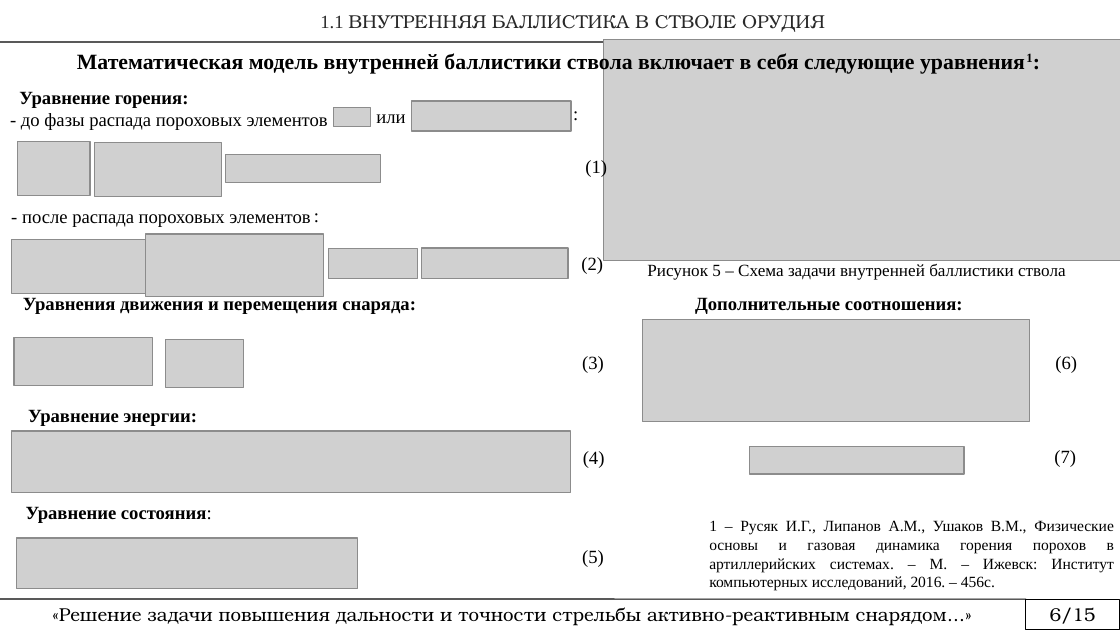
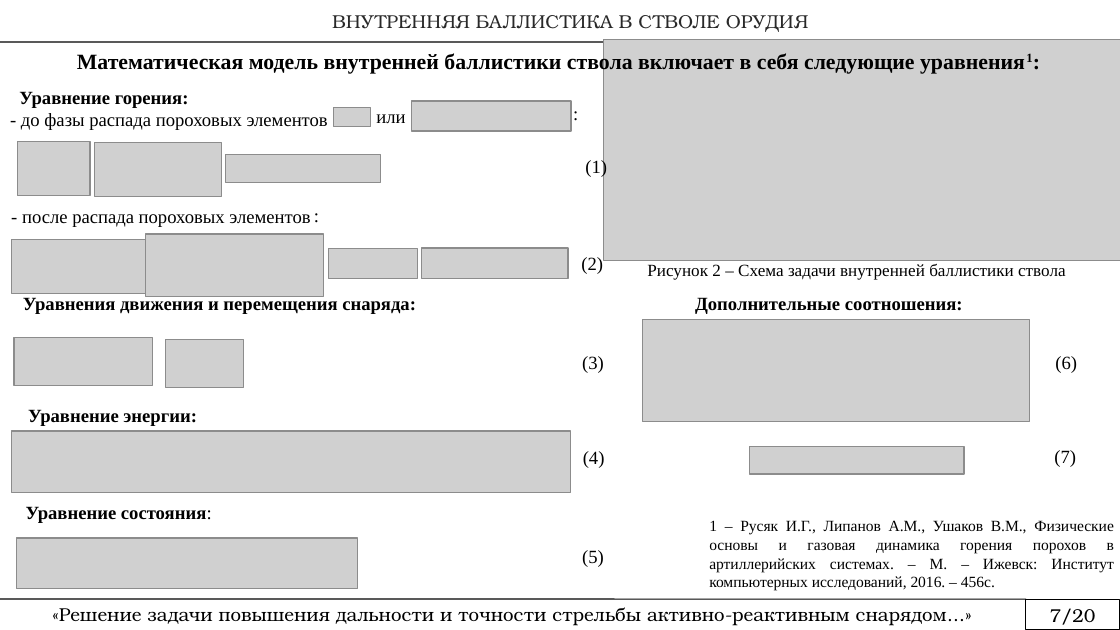
Before and after one commit to rustam-mansurov/cats, a slide deck: slide 7 of Аспирантура/Новье/План диссертации.pptx. Drawn at 1120x630 pixels with LibreOffice and Linux fonts; fonts in the diff are those of the drawing; grey boxes stand for pictures. Boxes give left, top, right and bottom in pixels: in the first picture for what was removed or moved away, otherwise in the second. Text is boxed around its words. In the diff, an @@ line names an element or a change of style, - is before the commit and + after.

```diff
--- a/Аспирантура/Новье/План диссертации.pptx
+++ b/Аспирантура/Новье/План диссертации.pptx
@@ text in rectangle at <box>332,15,808,32</box>: text changed @@
-1.1 ВНУТРЕННЯЯ БАЛЛИСТИКА В СТВОЛЕ ОРУДИЯ
+ВНУТРЕННЯЯ БАЛЛИСТИКА В СТВОЛЕ ОРУДИЯ
@@ text at <box>647,264,1066,280</box>: text changed @@
-Рисунок 5 – Схема задачи внутренней баллистики ствола
+Рисунок 2 – Схема задачи внутренней баллистики ствола
@@ text in rectangle at <box>1050,608,1096,625</box>: text changed @@
-6/15
+7/20
```
Also in this commit, not shown: 17 other slides changed, 1 slide added, 3 slides removed.
